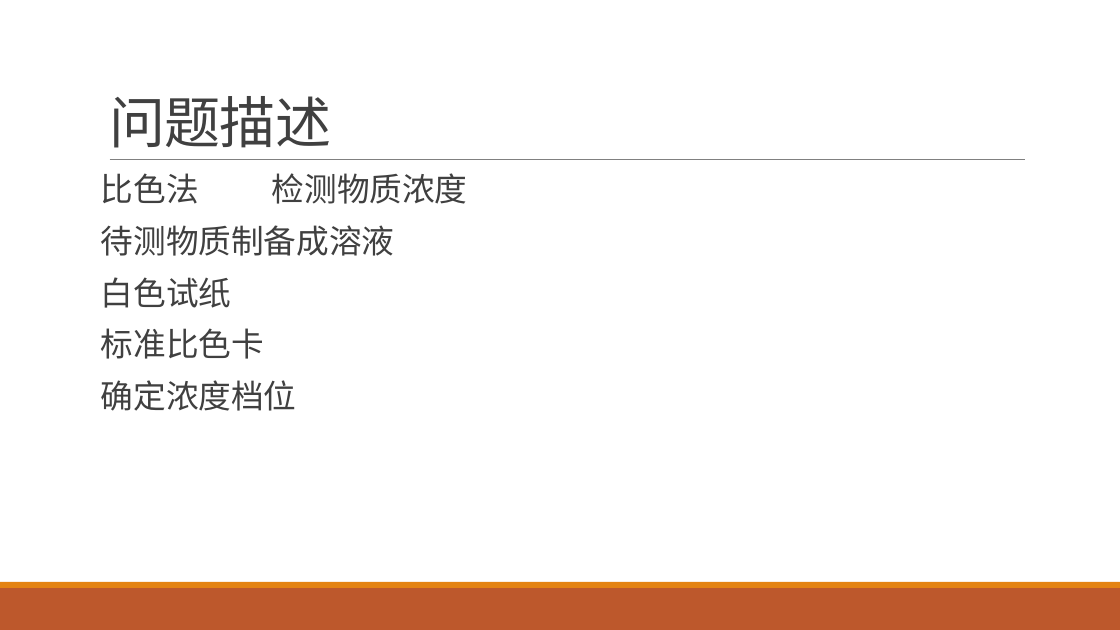
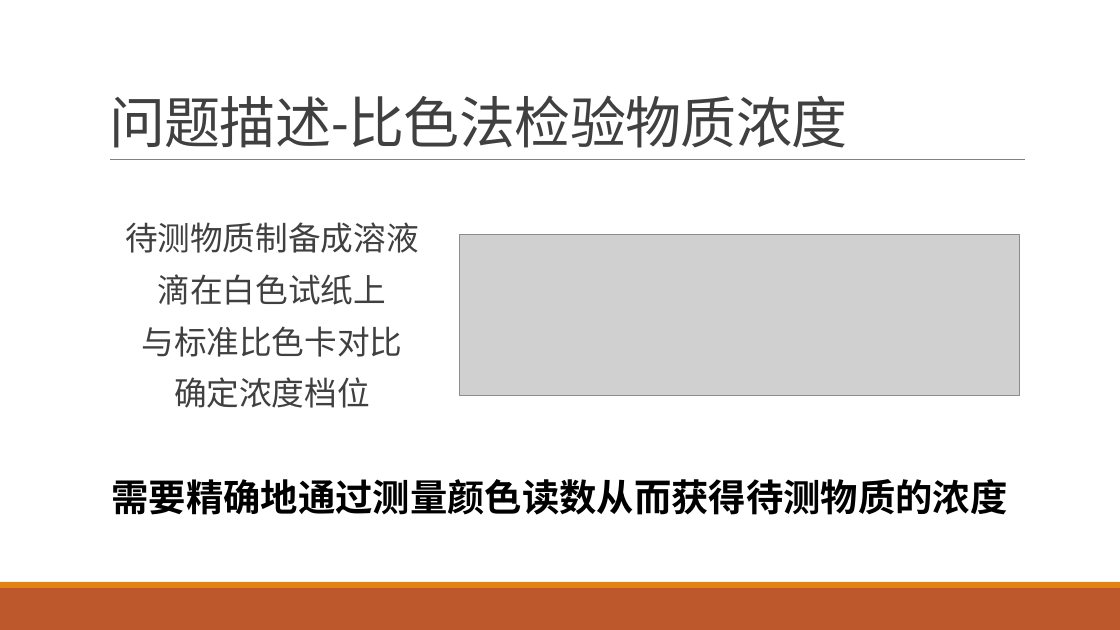
Before and after one commit to yuanjingsong/MCM_Homework, a slide deck: slide 2 of PreG21.pptx. Drawn at 1120x630 pixels with LibreOffice and Linux fonts; fonts in the diff are those of the drawing; grey boxes stand for pictures. Boxes give left, top, right and bottom in pixels: in the first picture for what was removed or moved away, otherwise in the second. Text is boxed around its words. In the diff, an @@ line names an element or a change of style, - is before the commit and + after.

```diff
--- a/PreG21.pptx
+++ b/PreG21.pptx
@@ title at [109,95,847,148]: text changed @@
-问题描述
+问题描述-比色法检验物质浓度
@@ text at [101,173,468,204]: paragraph removed @@
-比色法 检测物质浓度
@@ text "待测物质制备成溶液": place and size @@
-text "待测物质制备成溶液" at [101,173,468,411]
+text "待测物质制备成溶液" at [125,222,419,408]
@@ text at [125,222,419,408]: alignment left to centre @@
@@ picture added at [460,235,1019,396] @@
@@ text at [141,274,402,357]: text changed @@
-白色试纸
-标准比色卡
+滴在白色试纸上
+与标准比色卡对比
@@ text added at [111,479,1007,515], 32 pt, text #000000, bold @@
+需要精确地通过测量颜色读数从而获得待测物质的浓度
```
Also in this commit, not shown: 8 other slides changed, 3 slides added, 1 slide removed.
